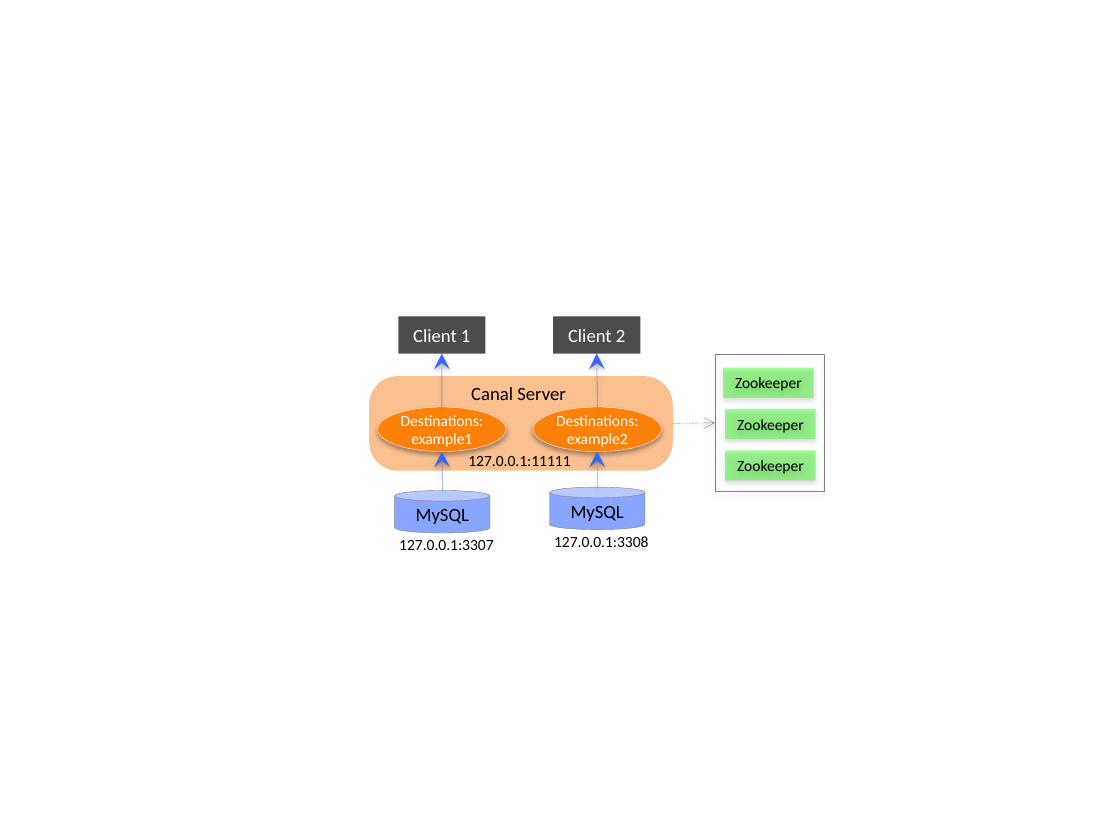
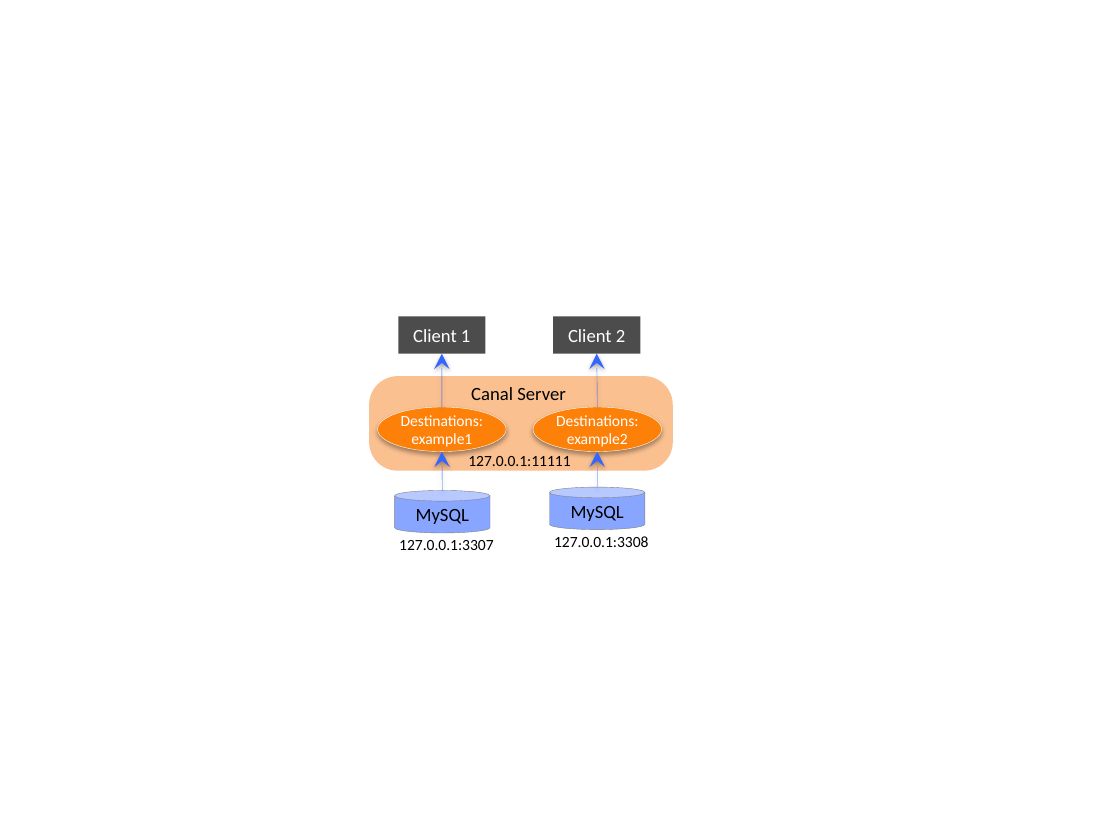
Before and after one commit to Richie-Leo/ydres, a slide deck: slide 3 of img/10/120/1010/canal-image-source.pptx. Drawn at 1120x840 pixels with LibreOffice and Linux fonts; fonts in the diff are those of the drawing. Boxes give left, top, right and bottom in pixels: in the first picture for what was removed or moved away, otherwise in the second. Text is boxed around its words. In the diff, an @@ line names an element or a change of style, - is before the commit and + after.

```diff
--- a/img/10/120/1010/canal-image-source.pptx
+++ b/img/10/120/1010/canal-image-source.pptx
@@ rectangle removed at bbox=[715, 354, 823, 491] @@
@@ rectangle removed at bbox=[724, 367, 814, 398] @@
-Zookeeper
@@ rectangle removed at bbox=[725, 409, 815, 439] @@
-Zookeeper
@@ arrow removed from (673, 423) to (715, 423) @@
@@ rectangle removed at bbox=[725, 450, 815, 480] @@
-Zookeeper
```
Also in this commit, not shown: 1 other slide changed, 2 other files.
